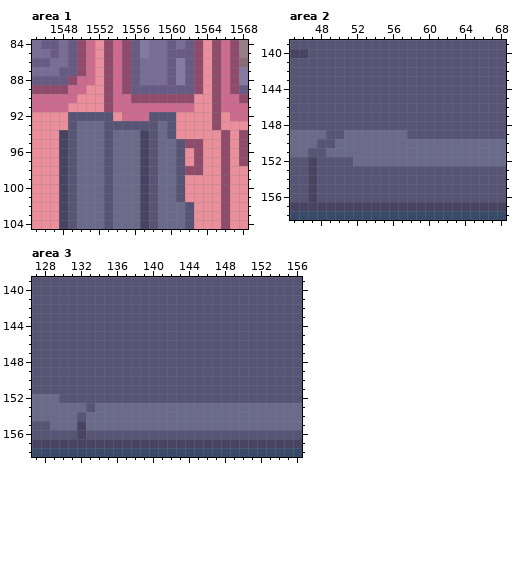
One commit to this pixel-art file: res/src/aseprite/stage1-1.aseprite. This is how it looked before the edit.
2694x246 pixels, 1 frame. Colours within 5 levels of each other are drawn and written as one. Shown: area 1: x 1545..1568, y 84..104; area 2: x 45..68, y 139..158; area 3: x 127..156, y 139..158. The commit also changed other parts of the picture, which this record leaves out.
After the commit:
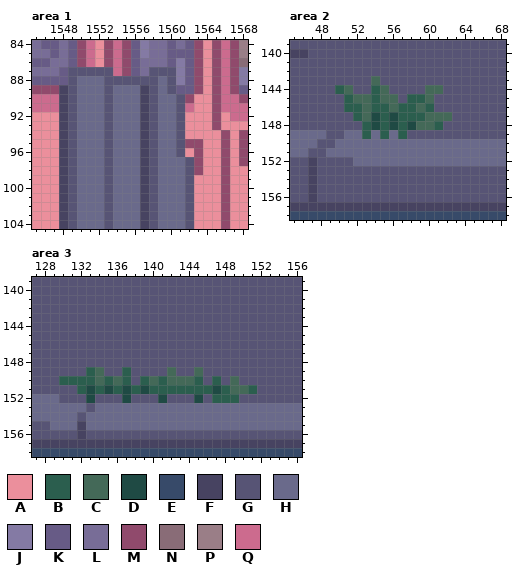
Palette (. is transparent): A #eb8f9c  B #2b5e4e  C #446958  D #1f4a44  E #374a69  F #474361  G #575475  H #6a6a8b  J #847aa4  K #675b86  L #786d97  M #904a6c  N #896c77  P #9a7e87  Q #cc6b8e
From the commit log: Stage 1-1 background WIP: first building rework
Changes in this commit:
layer "Building 1/Weed" added
layer "Wall 2/Metal wall" added
layer "Street/Weed" removed
layer "Metal barrier/Metal wall" removed
Area 1, layer "Wall 2/Metal wall":
y 87: x 1549..1553 KMQAM -> GGGGG; x 1558..1560 LLK -> GGG
y 88: x 1549..1560 MQQAMQMKLLLK -> GHHHGGGGGGHG
y 89: x 1548..1560 MQQAAMQMKKKKK -> FGHHHGHHHFGHG
y 90: x 1548..1561 QQAAAMQQMMMMMM -> FGHHHGHHHFGHHG
y 91: x 1548..1561 QAAAAMQQQQQQQQ -> FGHHHGHHHFGHHG
y 92: x 1548 A -> F; x 1550..1552 GGG -> HHH; x 1554..1557 AQQQ -> HHHF; x 1559..1561 GGA -> HHG
y 93: x 1548 A -> F; x 1554..1557 GGGG -> HHHF; x 1560..1561 GA -> HG
y 94: x 1560..1561 GA -> HG
y 97: x 1561..1562 GA -> HG
y 98: x 1561..1562 GM -> HG
y 99..101: x 1561..1562 GA -> HG
Area 2, layer "Building 1/Weed":
y 143: x 54 G -> C
y 144: x 50..51 GG -> BC; x 54..55 GG -> BC; x 60..61 GG -> CC
y 145: x 51..56 GGGGGG -> BCCBCC; x 58..60 GGG -> BBC
y 146: x 51..60 GGGGGGGGGG -> BBCBBCBBCB
y 147: x 52..62 GGGGGGGGGGG -> BCDBDBBBCCC
y 148: x 53..61 GGGGGGGGG -> BDBDBDCCB
y 149: x 53 H -> B; x 55 H -> B; x 57 H -> B
Area 3, layer "Building 1/Weed":
y 149: x 133..134 GG -> BC; x 137 G -> B; x 142 G -> C; x 145 G -> C
y 150: x 130..137 GGGGGGGG -> BBBBCBCB; x 139..145 GGGGGGG -> BCBCCCB; x 147 G -> B; x 149 G -> C
y 151: x 132..151 GGGGGGGGGGGGGGGGGGGG -> BDBDBDBDBBBBBBBDBCCB
y 152: x 133 G -> D; x 137 G -> D; x 141 G -> D; x 145 G -> D; x 147..149 GGG -> BBB
